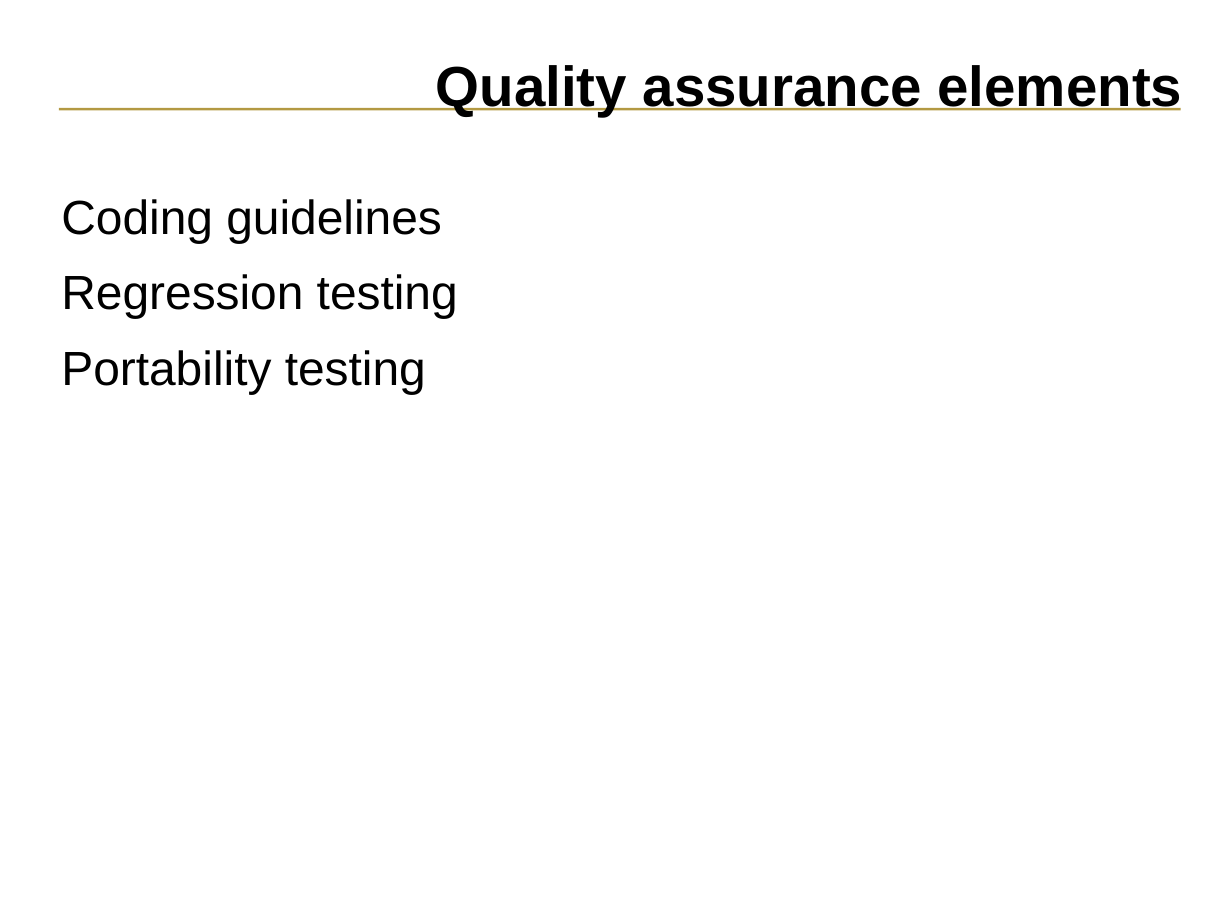
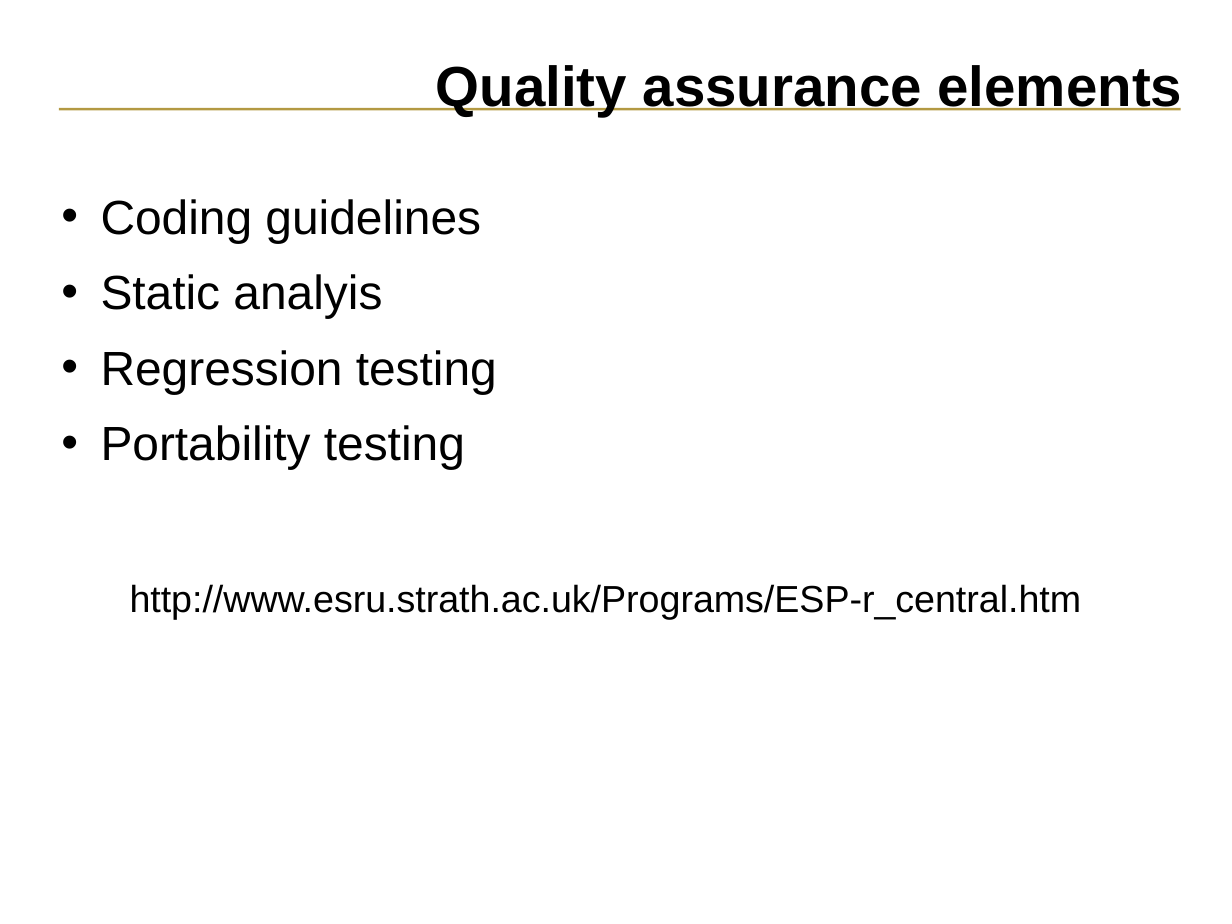
Before and after one commit to ESP-rCommunity/ESPrExtras, a slide deck: slide 23 of training/NRCan_course_materials/svn_tutorial/ESP-r_source_code.ppt (slide 24 before the commit). Drawn at 1232x924 pixels with LibreOffice and Linux fonts; fonts in the diff are those of the drawing. Boxes give left, top, right and bottom in pixels: in the first picture for what was removed or moved away, otherwise in the second. Text is boxed around its words. In the diff, an @@ line names an element or a change of style, - is before the commit and + after.

```diff
--- a/training/NRCan_course_materials/svn_tutorial/ESP-r_source_code.ppt
+++ b/training/NRCan_course_materials/svn_tutorial/ESP-r_source_code.ppt
@@ text at <box>101,199,497,469</box>: bullet none to • @@
@@ text at <box>101,274,382,318</box>: paragraph added @@
+• Static analyis
@@ text added at <box>130,584,1082,619</box>, 22 pt, text #000000 @@
+http://www.esru.strath.ac.uk/Programs/ESP-r_central.htm
```
Also in this commit, not shown: 2 other slides changed, 3 slides added.
